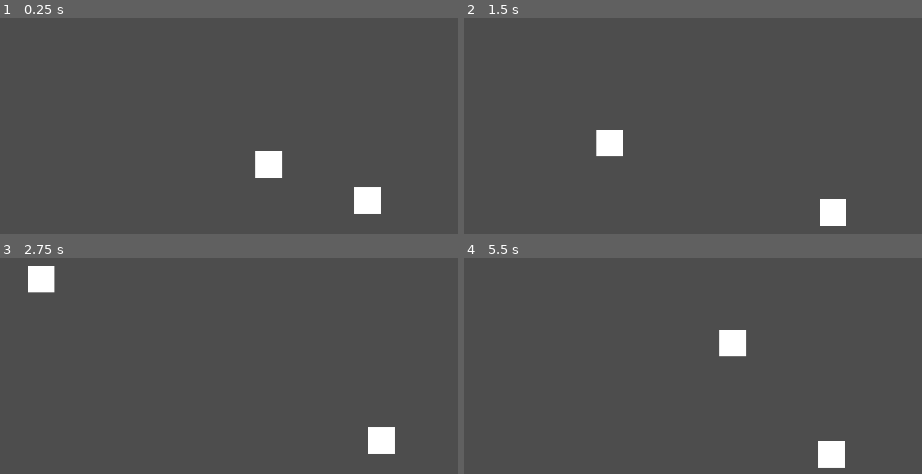
Above: before the commit, frames 1-4 (two rows, left to right).
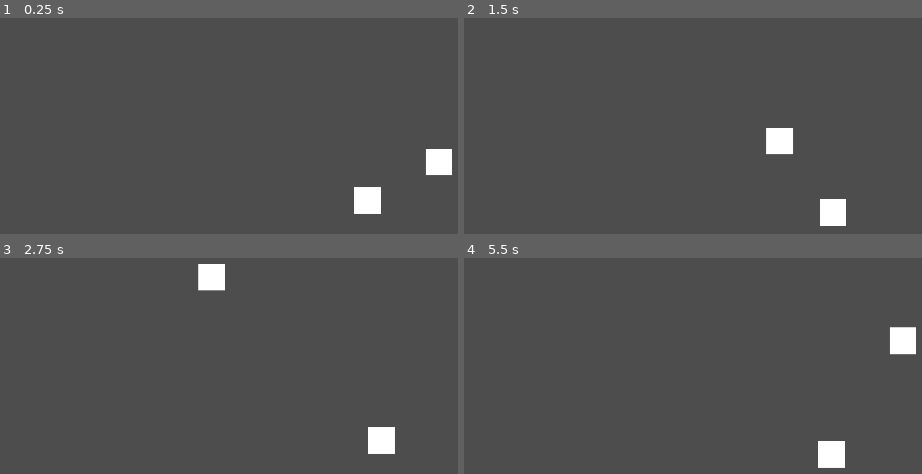
Above: after the commit, the same moments.

Repository: doccsoccs/Rose-Garden
Game: Godot game, scene res://Scenes/test.tscn
Two runs of this game, one before a commit and one after it. Both use one fixed random seed, a clock stepped at 60 frames per second and the inputs below.
Inputs:
- Up to frame 1 (0.25 s): no input
- Up to frame 2 (1.5 s): tap Enter at 0.5 s; hold D (MoveRight) 0.53-1.28 s; hold Z (Interact) 0.53-1.28 s; hold S (MoveDown) from 1.28 s (still down); tap Z (Interact) at 1.35 s
- Up to frame 3 (2.75 s): release S (MoveDown) at 2.03 s; hold D (MoveRight) from 2.03 s (still down); hold Z (Interact) from 2.03 s (still down)
- Up to frame 4 (5.5 s): release D (MoveRight) at 2.78 s; release Z (Interact) at 2.78 s; hold W (MoveUp) 2.78-3.53 s; tap Z (Interact) at 2.85, 4.35 s; hold Z (Interact) 3.53-4.28 s; hold A (MoveLeft) 3.53-5.03 s; hold S (MoveDown) from 5.03 s (still down); hold Z (Interact) from 5.03 s (still down)

The runs differ from the first frame. In frame 1, 1.4% of the frame differs, in the area x 55-99%, y 60-75%; in frame 2, 1.4%; in frame 3, 1.5%, in the area x 6-50%, y 2-17%; in frame 4, 1.5%.

Commit message:
finished interaction manager and customizable interaction behavior

Diff:
--- a/RoseGardenProject/Player/player.tscn
+++ b/RoseGardenProject/Player/player.tscn
@@ -24,8 +24,13 @@
 shape = SubResource("RectangleShape2D_ke678")
 
 [node name="InteractionDetector" type="Area2D" parent="."]
+collision_layer = 0
+collision_mask = 8
 
 [node name="InteractionCollisionComponent" type="CollisionShape2D" parent="InteractionDetector"]
 position = Vector2(42, 0)
 shape = SubResource("RectangleShape2D_0jdrp")
 debug_color = Color(0.898039, 0.215686, 0.0705882, 0.419608)
+
+[connection signal="area_entered" from="InteractionDetector" to="." method="_on_area_entered"]
+[connection signal="area_exited" from="InteractionDetector" to="." method="_on_area_exited"]
--- /dev/null
+++ b/RoseGardenProject/Prefabs/test_interactable.tscn
@@ -0,0 +1,29 @@
+[gd_scene load_steps=6 format=3 uid="uid://buf8vihmtamn8"]
+
+[ext_resource type="Texture2D" uid="uid://lde7fjbcimwr" path="res://Sprites/Test Assets/testsquare.png" id="1_gvdfa"]
+[ext_resource type="Script" path="res://Scripts/test_interactable.gd" id="1_ykgp1"]
+[ext_resource type="PackedScene" uid="uid://diqvnwjep8xbl" path="res://Prefabs/interaction_area.tscn" id="2_xb887"]
+
+[sub_resource type="RectangleShape2D" id="RectangleShape2D_ko3js"]
+size = Vector2(64, 64)
+
+[sub_resource type="RectangleShape2D" id="RectangleShape2D_8swef"]
+size = Vector2(64, 64)
+
+[node name="Interactable" type="StaticBody2D"]
+script = ExtResource("1_ykgp1")
+
+[node name="SpriteComponent" type="Sprite2D" parent="."]
+texture = ExtResource("1_gvdfa")
+
+[node name="CollisionComponent" type="CollisionShape2D" parent="."]
+shape = SubResource("RectangleShape2D_ko3js")
+debug_color = Color(0.772549, 0.839216, 0, 0.419608)
+
+[node name="InteractionArea" parent="." instance=ExtResource("2_xb887")]
+collision_layer = 8
+collision_mask = 0
+
+[node name="InteractCollision" type="CollisionShape2D" parent="InteractionArea"]
+shape = SubResource("RectangleShape2D_8swef")
+debug_color = Color(0.905882, 0.231373, 0.501961, 0.419608)
--- a/RoseGardenProject/Scenes/test.tscn
+++ b/RoseGardenProject/Scenes/test.tscn
@@ -2,22 +2,22 @@
 
 [ext_resource type="PackedScene" uid="uid://dqhuscujk6a0h" path="res://UI/text_box.tscn" id="1_6jlox"]
 [ext_resource type="PackedScene" uid="uid://u07hltu3feg0" path="res://Player/player.tscn" id="1_m114s"]
-[ext_resource type="PackedScene" uid="uid://c2hfihbepk77o" path="res://Prefabs/interactable.tscn" id="3_d61ty"]
+[ext_resource type="PackedScene" uid="uid://buf8vihmtamn8" path="res://Prefabs/test_interactable.tscn" id="3_tidfw"]
 [ext_resource type="Script" path="res://Scripts/interaction_manager.gd" id="4_lgyou"]
 
 [node name="Test" type="Node2D"]
 
-[node name="TextBox" parent="." instance=ExtResource("1_6jlox")]
+[node name="DialogueManager" parent="." instance=ExtResource("1_6jlox")]
 
-[node name="Interactable" parent="." instance=ExtResource("3_d61ty")]
-position = Vector2(-237, -81)
+[node name="InteractionManager" type="Node2D" parent="."]
+script = ExtResource("4_lgyou")
+
+[node name="TestInteractable" parent="InteractionManager" instance=ExtResource("3_tidfw")]
 
 [node name="Player" parent="." instance=ExtResource("1_m114s")]
+position = Vector2(-172, 86)
 
 [node name="StaticBody2D" type="StaticBody2D" parent="."]
 
 [node name="CollisionPolygon2D" type="CollisionPolygon2D" parent="StaticBody2D"]
 polygon = PackedVector2Array(-427, -379, -366, -166, -187, -225, 183, -126, 389, -285, 283, -488, -242, -485)
-
-[node name="InteractionManager" type="Node2D" parent="."]
-script = ExtResource("4_lgyou")
--- /dev/null
+++ b/RoseGardenProject/Scripts/AutoLoads/dialogue_manager.gd
@@ -0,0 +1,6 @@
+extends Node
+
+@onready var textbox = get_tree().get_first_node_in_group("TEXTBOX")
+
+func start_dialog(file_address: String):
+	textbox.init_dialog(file_address)
--- a/RoseGardenProject/Scripts/interaction_manager.gd
+++ b/RoseGardenProject/Scripts/interaction_manager.gd
@@ -12,3 +12,14 @@
 	var index = active_areas.find(area)
 	if index != -1:
 		active_areas.remove_at(index)
+
+func _process(_delta):
+	if active_areas.size() > 0:
+		can_interact = true
+	else:
+		can_interact = false
+
+func get_interaction():
+	if can_interact:
+		active_areas.sort()
+		active_areas[0].interact.call()
--- a/RoseGardenProject/Scripts/player.gd
+++ b/RoseGardenProject/Scripts/player.gd
@@ -11,6 +11,9 @@
 
 # Collisions
 @onready var collision_component = $CollisionComponent
+
+# Interactions
+@onready var interaction_manager = $"../InteractionManager"
 @onready var idetector = $InteractionDetector
 
 func _ready():
@@ -80,4 +83,10 @@
 
 # The player attempts to interact with an interactable object or NPC
 func interact():
-	pass
+	interaction_manager.get_interaction()
+
+# Interaction Signals
+func _on_area_entered(area):
+	interaction_manager.register_area(area)
+func _on_area_exited(area):
+	interaction_manager.unregister_area(area)
--- /dev/null
+++ b/RoseGardenProject/Scripts/test_interactable.gd
@@ -0,0 +1,9 @@
+extends StaticBody2D
+
+@onready var interaction_area = $InteractionArea
+
+func _ready():
+	interaction_area.interact = Callable(self, "_on_interact")
+
+func _on_interact():
+	DialogueManager.start_dialog("res://Text/DialogueJSON/testNPC.json")
--- a/RoseGardenProject/Scripts/textbox.gd
+++ b/RoseGardenProject/Scripts/textbox.gd
@@ -2,7 +2,6 @@
 
 var active: bool = false
 
-var filename: String
 var file
 var json_as_text
 var json_as_dict
@@ -56,13 +55,13 @@
 		else:
 			finish_reading()
 
-func init_dialogue():
+func init_dialog(file_address: String = "res://Text/DialogueJSON/test.json"):
 	active = true
 	get_tree().paused = true
 	$".".visible = true
 
 	# Read in text from JSON file
-	file = "res://Text/DialogueJSON/{0}.json".format({0:filename})
+	file = file_address
 	json_as_text = FileAccess.get_file_as_string(file)
 	json_as_dict = JSON.parse_string(json_as_text)
 	dialogue = json_as_dict # contains an array of individual lines
--- a/RoseGardenProject/UI/text_box.tscn
+++ b/RoseGardenProject/UI/text_box.tscn
@@ -4,7 +4,7 @@
 [ext_resource type="Script" path="res://Scripts/textbox.gd" id="1_44j0k"]
 [ext_resource type="FontFile" uid="uid://clm7yl6qyg3jb" path="res://Text/dogicapixel.ttf" id="2_byt6a"]
 
-[node name="TextBox" type="CanvasLayer"]
+[node name="TextBoxCanvas" type="CanvasLayer" groups=["TEXTBOX"]]
 process_mode = 3
 visible = false
 script = ExtResource("1_44j0k")
--- a/RoseGardenProject/project.godot
+++ b/RoseGardenProject/project.godot
@@ -14,6 +14,10 @@
 run/main_scene="res://Scenes/test.tscn"
 config/features=PackedStringArray("4.2", "Forward Plus")
 config/icon="res://icon.svg"
+
+[autoload]
+
+DialogueManager="*res://Scripts/AutoLoads/dialogue_manager.gd"
 
 [display]
 
